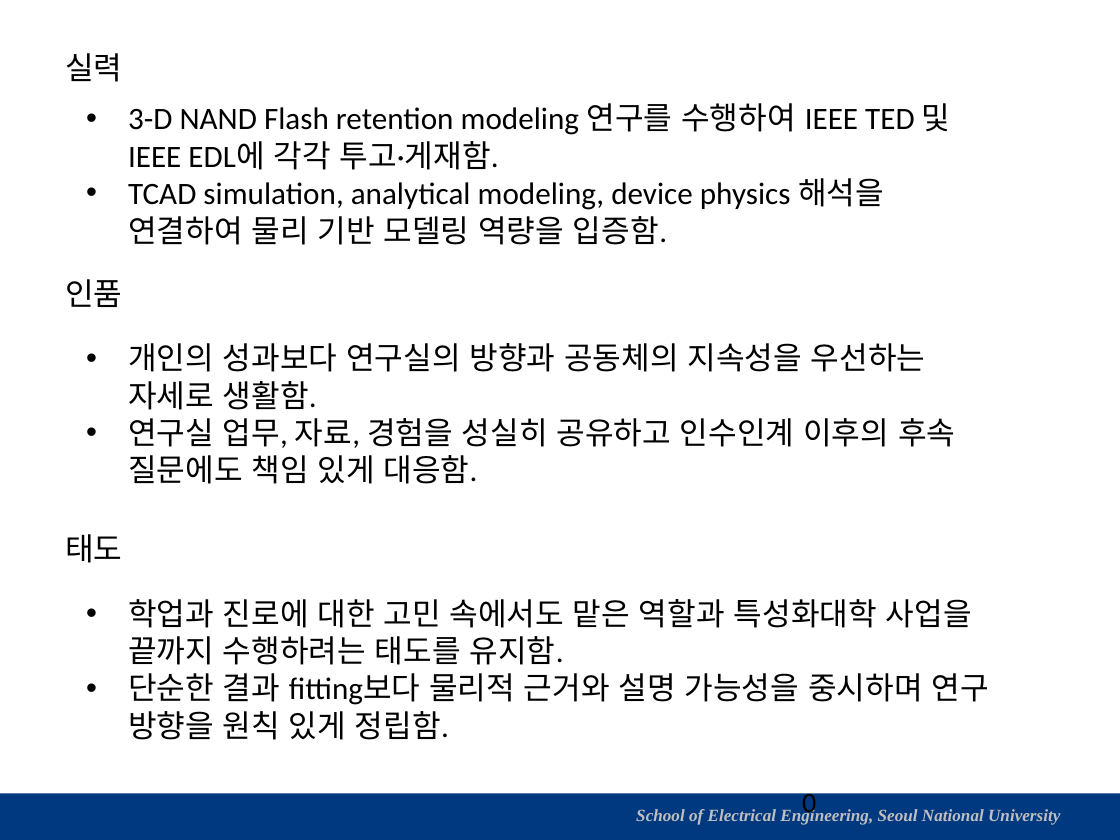
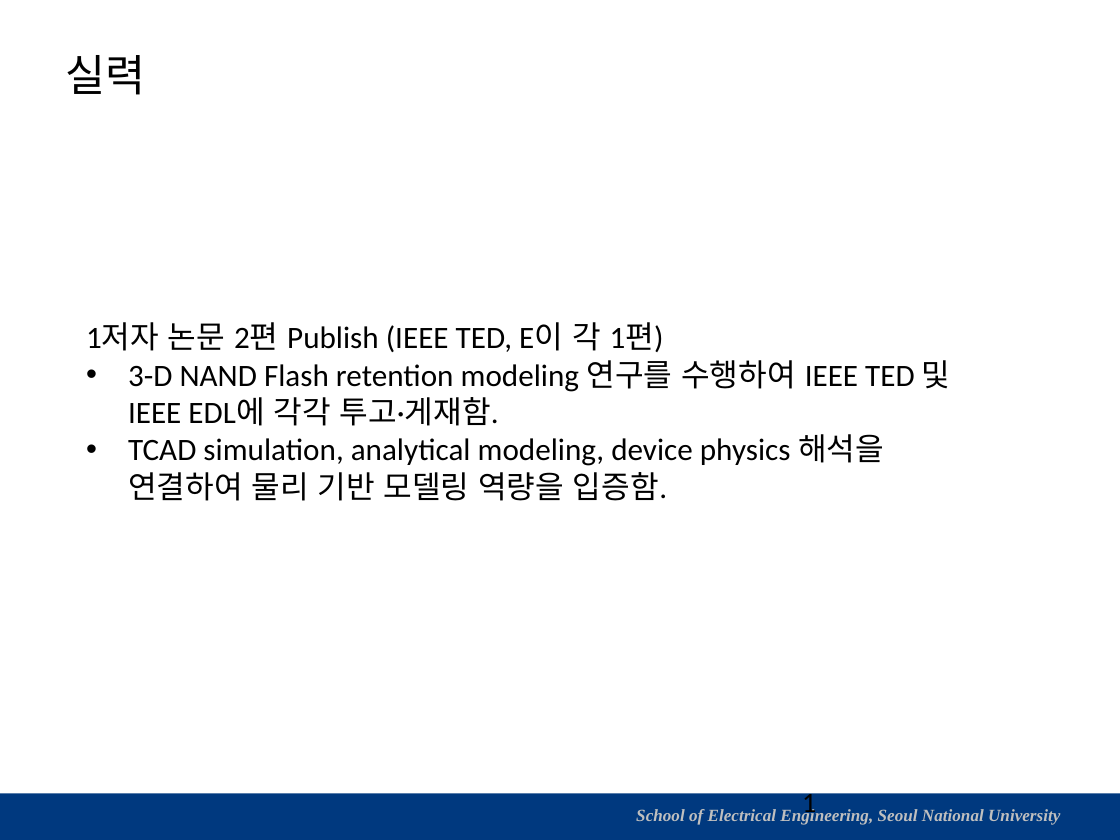
Before and after one commit to vectorcont62-dev/Graduation-SNU-MS, a slide deck: slide 2 of 실력인품태도.pptx (slide 1 before the commit). Drawn at 1120x840 pixels with LibreOffice and Linux fonts; fonts in the diff are those of the drawing; background and template pictures are left out. Boxes give left, top, right and bottom in pixels: in the first picture for what was removed or moved away, otherwise in the second. Text is boxed around its words. In the diff, an @@ line names an element or a change of style, - is before the commit and + after.

```diff
--- a/실력인품태도.pptx
+++ b/실력인품태도.pptx
@@ text "실력" at (65,55,145,95): size 20 to 28 pt @@
@@ text "1저자 논문 2편 Publish (IEEE ...": place and size @@
-text "1저자 논문 2편 Publish (IEEE ..." at (128,103,951,245)
+text "1저자 논문 2편 Publish (IEEE ..." at (86,322,951,501)
@@ text removed at (65,279,122,307) @@
-인품
@@ text at (86,322,664,352): paragraph added @@
+1저자 논문 2편 Publish (IEEE TED, E이 각 1편)
@@ text removed at (128,343,955,484) @@
-• 개인의 성과보다 연구실의 방향과 공동체의 지속성을 우선하는 자세로 생활함.
-• 연구실 업무, 자료, 경험을 성실히 공유하고 인수인계 이후의 후속 질문에도 책임 있게 대응함.
@@ text removed at (65,534,122,563) @@
-태도
@@ text removed at (128,599,988,740) @@
-• 학업과 진로에 대한 고민 속에서도 맡은 역할과 특성화대학 사업을 끝까지 수행하려는 태도를 유지함.
-• 단순한 결과 fitting보다 물리적 근거와 설명 가능성을 중시하며 연구 방향을 원칙 있게 정립함.
@@ page number at (802,788,816,818): text changed @@
-0
+1
```
Also in this commit, not shown: 3 slides added, 2 other files.
